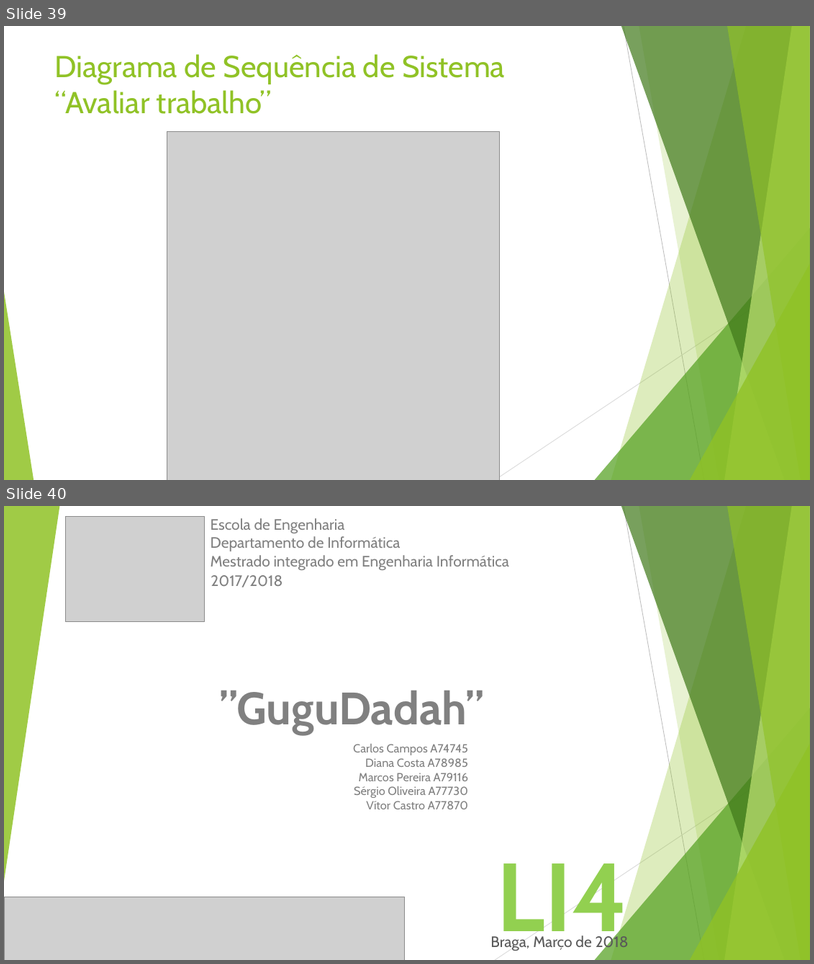
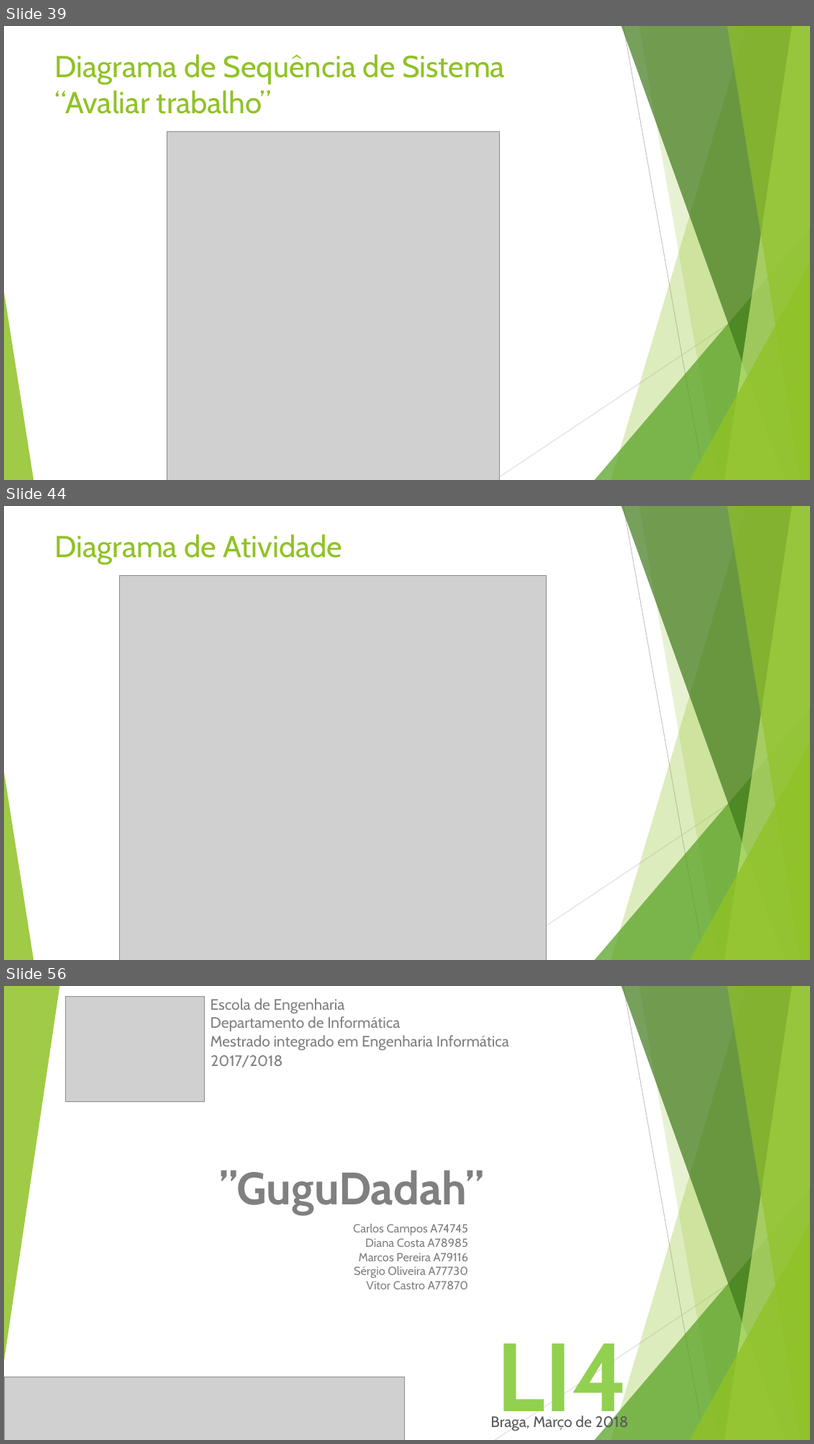
Before and after one commit to vitorjrc/babysitting-system, a slide deck: relatorio/Fase 2/LI4.pptx. Shown one above the other, each under a label of ours: slides 39 and 40 before the commit, slides 39, 44 and 56 after it; the slides between them are not shown. The pictures are 814x964 and 814x1444 pixels, drawn with LibreOffice and Linux fonts; fonts in the diff are those of the drawing; grey boxes stand for pictures. Boxes give left, top, right and bottom in pixels: in the first picture for what was removed or moved away, otherwise in the second. Text is boxed around its words. In the diff, an @@ line names an element or a change of style, - is before the commit and + after.

```diff
--- a/relatorio/Fase 2/LI4.pptx
+++ b/relatorio/Fase 2/LI4.pptx
@@ slide 44 added at <box>4,506,810,960</box>, background #FFFFFF; not listed: 10 template elements that a slide beside it also shows @@
@@ title added at <box>55,534,343,564</box>, 36 pt, text #90C226 @@
+Diagrama de Atividade
@@ picture added at <box>120,575,547,960</box> @@
@@ what was slide 40 is now slide 56 @@
```
Also in this commit, not shown: 15 other slides added.
